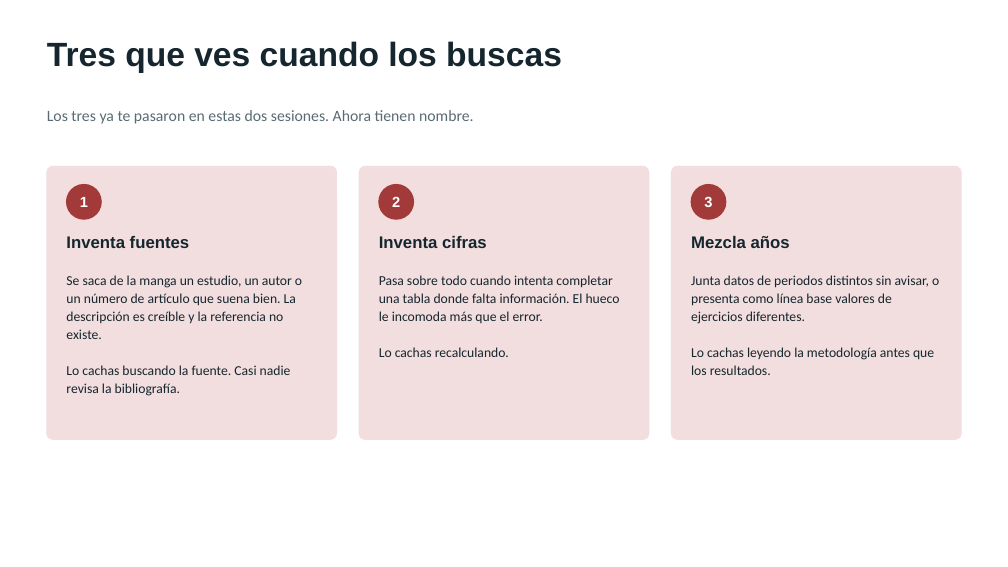
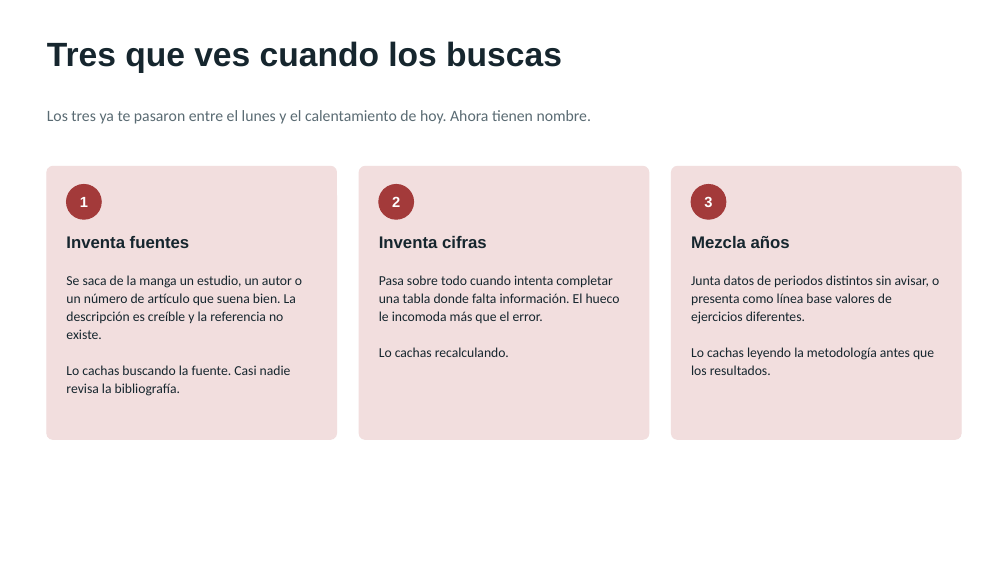
Before and after one commit to marvtrejo/curso-inegi-gen-ai, a slide deck: slide 6 of sesion-03/Sesion_03_Validacion_Critica.pptx (slide 4 before the commit). Drawn at 1008x567 pixels with LibreOffice and Linux fonts; fonts in the diff are those of the drawing. Boxes give left, top, right and bottom in pixels: in the first picture for what was removed or moved away, otherwise in the second. Text is boxed around its words. In the diff, an @@ line names an element or a change of style, - is before the commit and + after.

```diff
--- a/sesion-03/Sesion_03_Validacion_Critica.pptx
+++ b/sesion-03/Sesion_03_Validacion_Critica.pptx
@@ text at (47,110,591,124): text changed @@
-Los tres ya te pasaron en estas dos sesiones. Ahora tienen nombre.
+Los tres ya te pasaron entre el lunes y el calentamiento de hoy. Ahora tienen nombre.
```
Also in this commit, not shown: 5 other slides changed, 3 slides added, 2 other files.
